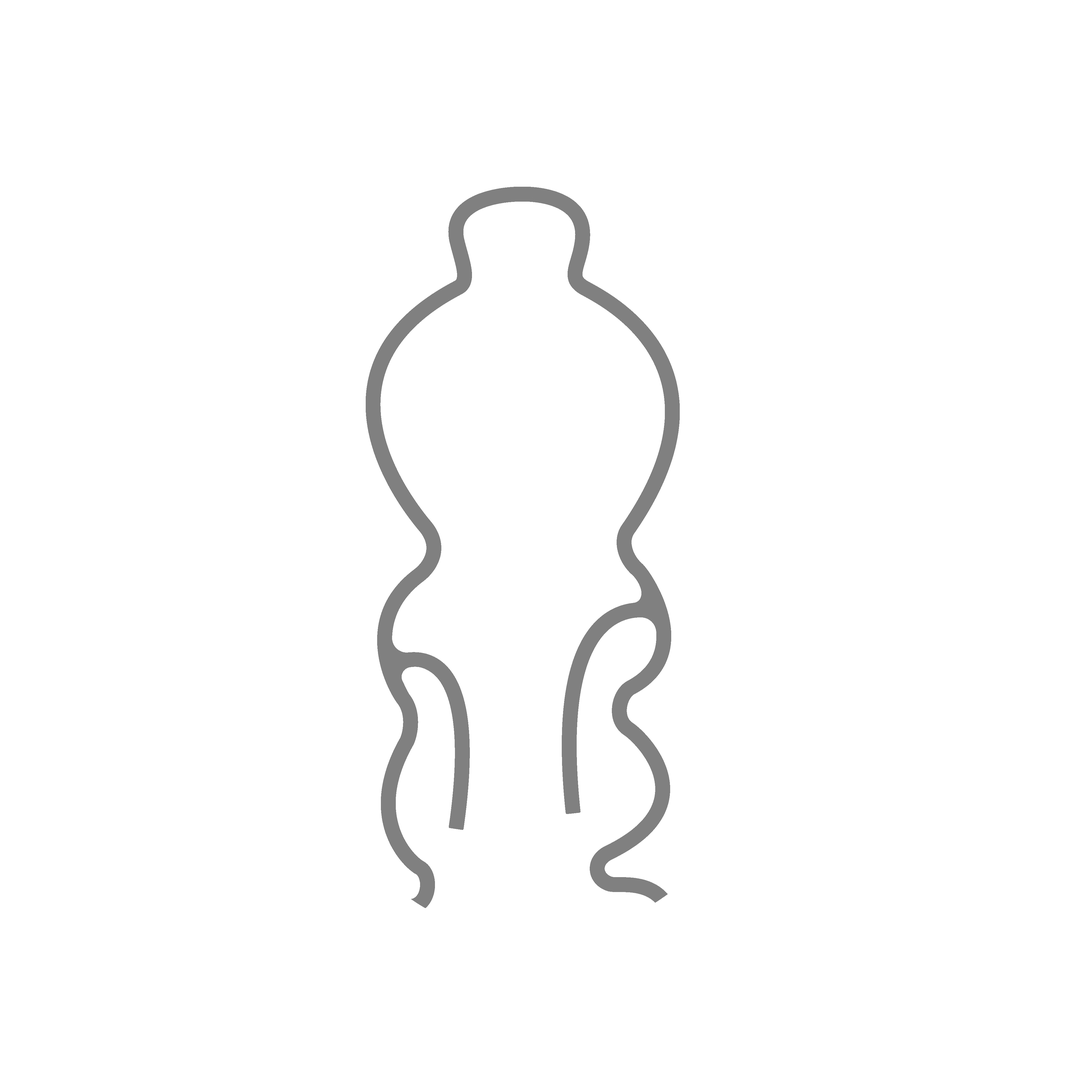
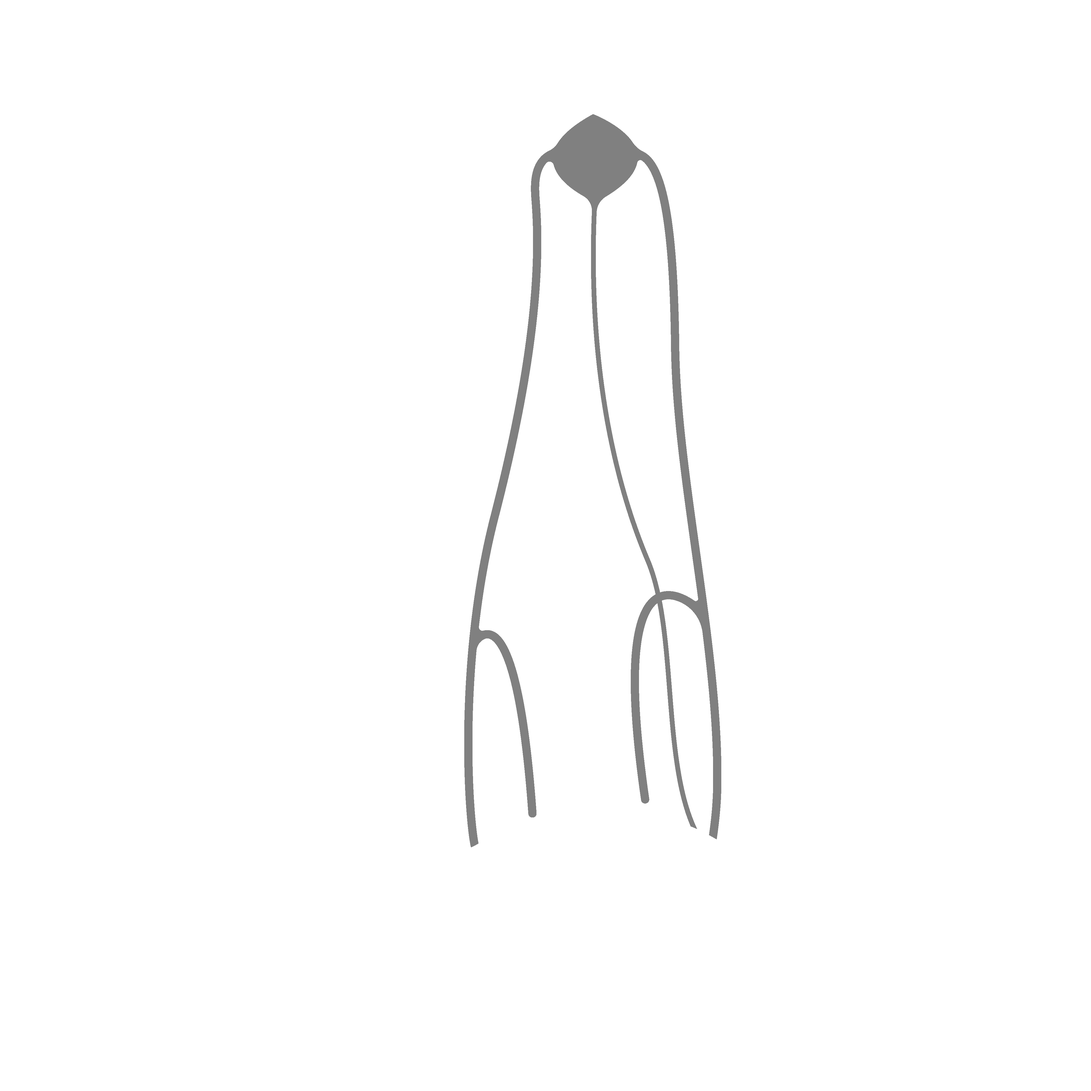
The second 1091x1091 image is a revision of the first. Changes to its layers:
painted on "Layer 1" over [365, 114, 722, 909]
